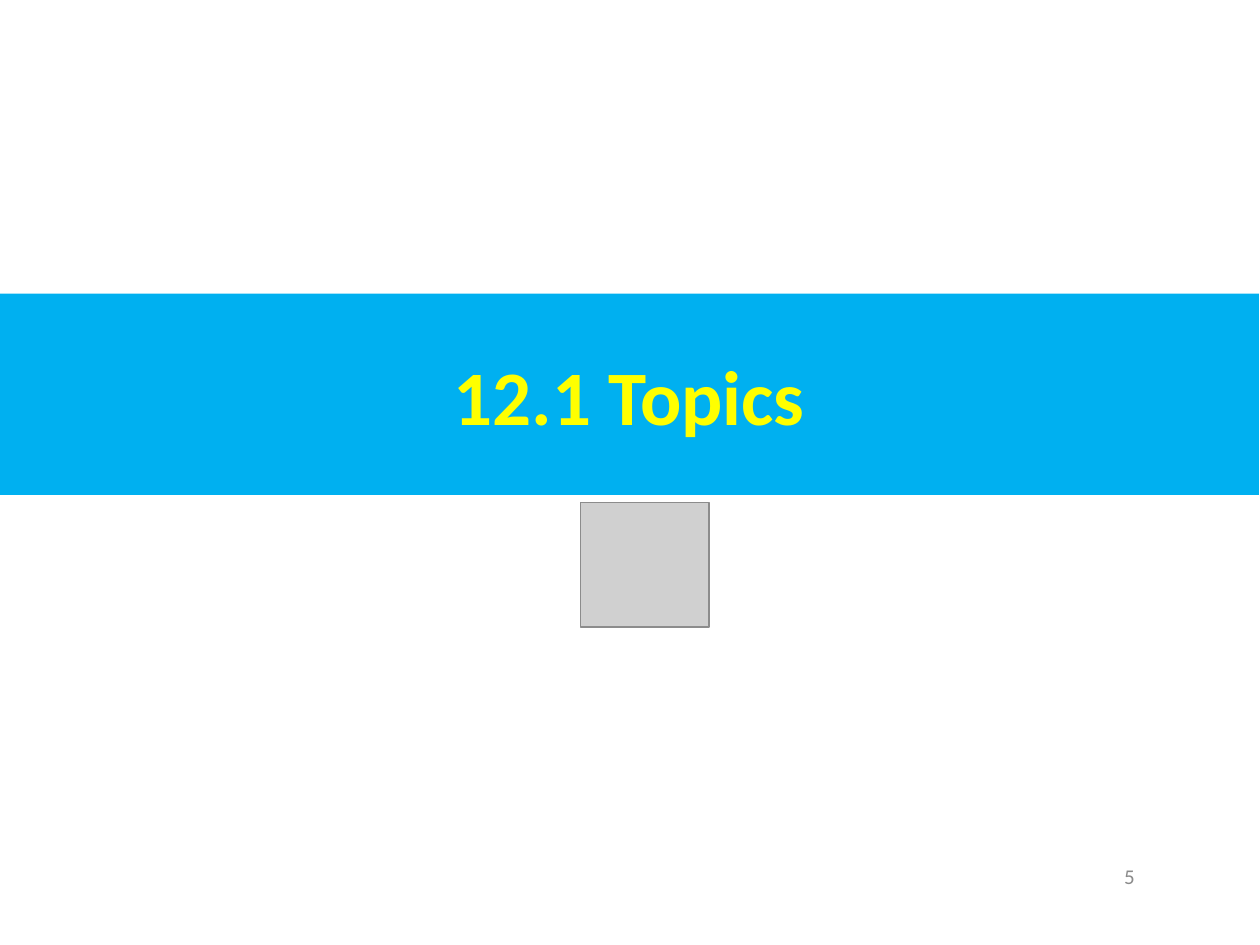
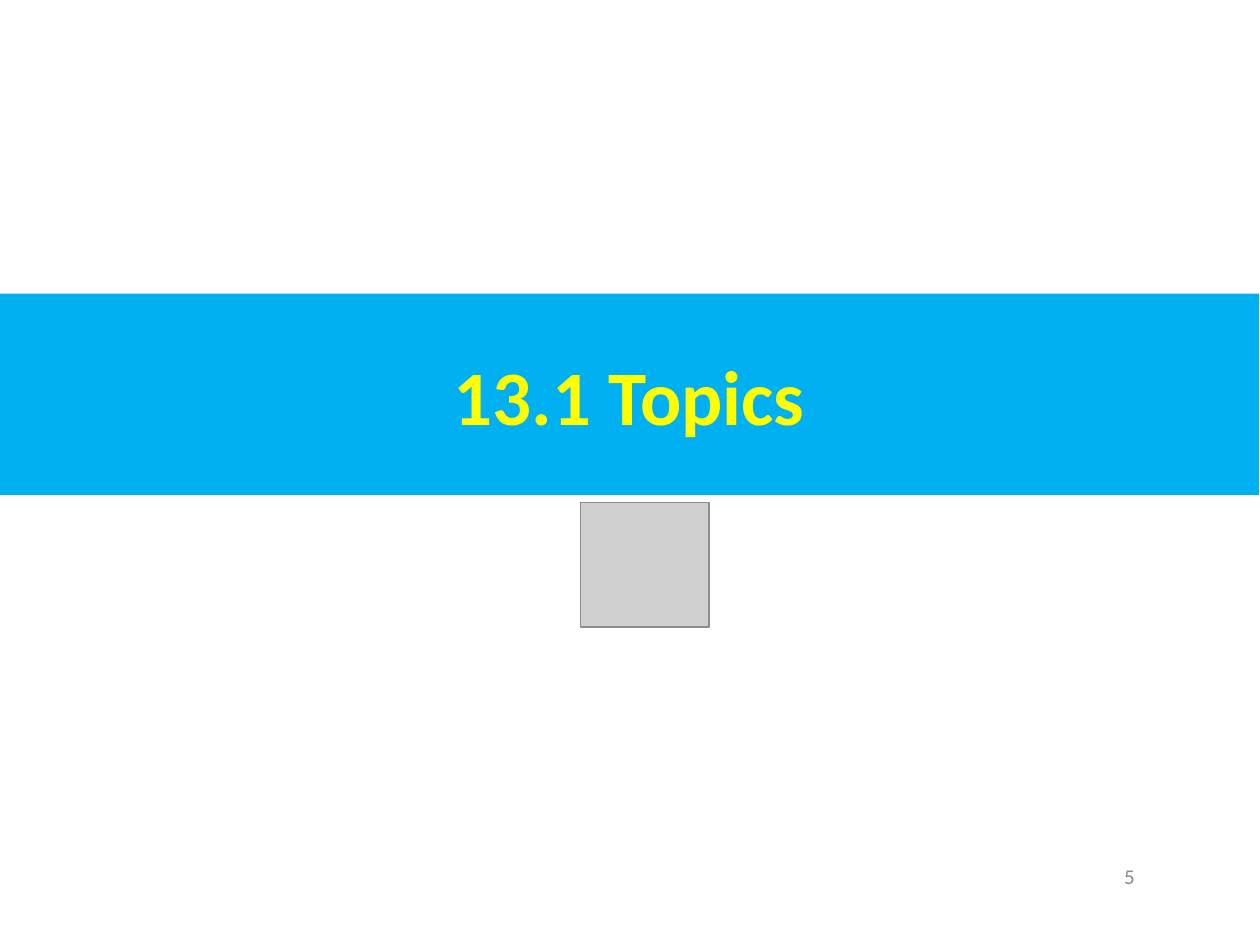
Before and after one commit to peterhchen/AIU_CS850_Gem5_McPAT, a slide deck: slide 5 of 050_Gem5/013.SampleSim/000_Video/013.SampleSim.ppt. Drawn at 1260x945 pixels with LibreOffice and Linux fonts; fonts in the diff are those of the drawing; grey boxes stand for pictures. Boxes give left, top, right and bottom in pixels: in the first picture for what was removed or moved away, otherwise in the second. Text is boxed around its words. In the diff, an @@ line names an element or a change of style, - is before the commit and + after.

```diff
--- a/050_Gem5/013.SampleSim/000_Video/013.SampleSim.ppt
+++ b/050_Gem5/013.SampleSim/000_Video/013.SampleSim.ppt
@@ text in rectangle at [454, 371, 805, 437]: text changed @@
-12.1 Topics
+13.1 Topics
```
Also in this commit, not shown: 97 other slides changed.
